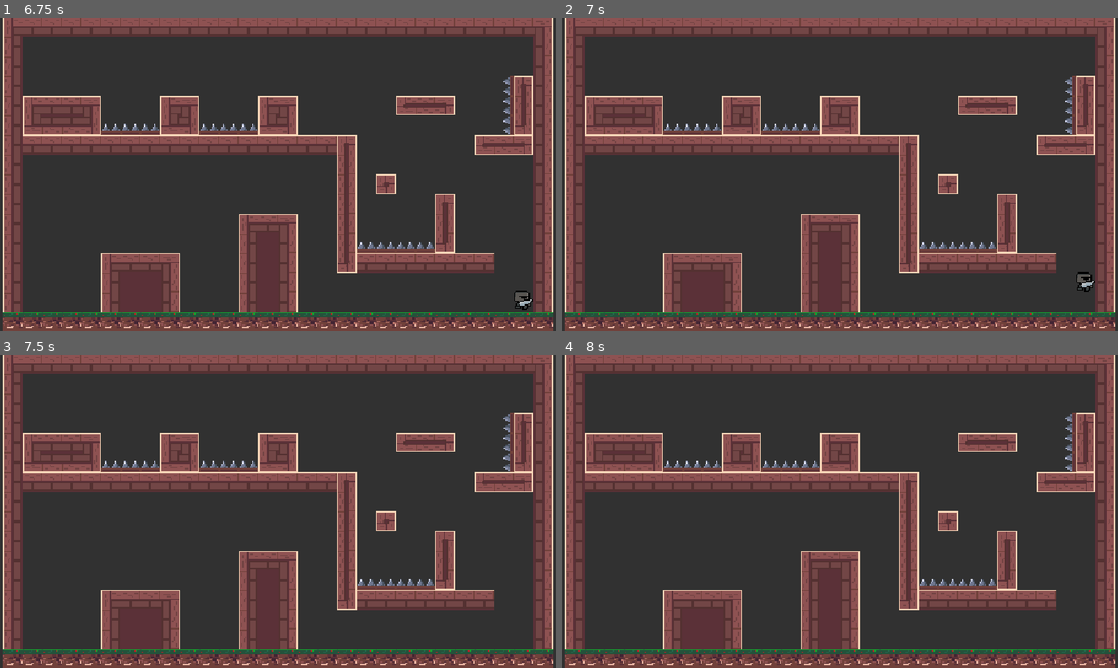
Above: before the commit, frames 1-4 (two rows, left to right).
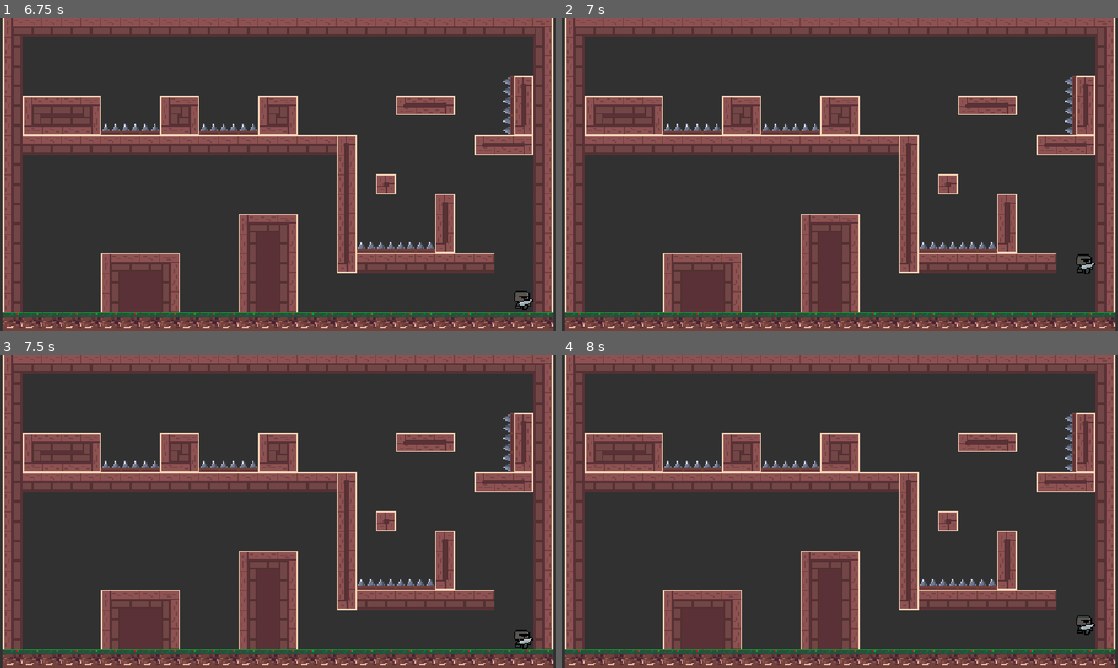
Above: after the commit, the same moments.

Repository: Marcausente/KnightGame2DGodot
Game: Godot game, scene res://Escenas/escena_principal/escena_principal.tscn
Same seed, same stepped clock (60 frames per second), same inputs: the game is played once before the commit and once after it.
Inputs:
- Up to frame 1 (6.75 s): tap Enter (ui_accept) at 0.5, 0.77, 1.52, 3.02, 3.77, 4.52, 5.75, 6.02 s; hold Right (ui_right) 0.53-1.28 s; hold Left (ui_left) 1.28-2.03 s; hold Right (ui_right) 2.03-3.53 s; hold Left (ui_left) 3.53-5.78 s; hold Right (ui_right) from 5.78 s (still down)
- Up to frame 2 (7 s): keep holding Right (ui_right); tap Enter (ui_accept) at 6.77 s
- Up to frame 3 (7.5 s): keep holding Right (ui_right)
- Up to frame 4 (8 s): keep holding Right (ui_right); tap Enter (ui_accept) at 7.52 s

Frame 1 is identical in both runs. In frame 2, 0.3% of the frame differs, in the area x 92-96%, y 75-88%; in frame 3, 0.1%; in frame 4, 0.1%.

Commit message:
FEAT: Fisicas añadidas a la tierra

Diff:
--- a/tile_sets/maderas.tres
+++ b/tile_sets/maderas.tres
@@ -5,13 +5,21 @@
 [sub_resource type="TileSetAtlasSource" id="TileSetAtlasSource_cjs3j"]
 texture = ExtResource("1_cjs3j")
 1:1/0 = 0
+1:1/0/physics_layer_0/polygon_0/points = PackedVector2Array(-8, -8, 8, -8, 8, 8, -8, 8)
 2:1/0 = 0
+2:1/0/physics_layer_0/polygon_0/points = PackedVector2Array(-8, -8, 8, -8, 8, 8, -8, 8)
 3:1/0 = 0
+3:1/0/physics_layer_0/polygon_0/points = PackedVector2Array(-8, -5, -8, -8, 8, -8, 8, 8, -8, 8)
 4:1/0 = 0
+4:1/0/physics_layer_0/polygon_0/points = PackedVector2Array(-8, -8, 8, -8, 8, 8, -8, 8)
 5:1/0 = 0
+5:1/0/physics_layer_0/polygon_0/points = PackedVector2Array(-8, -8, 8, -8, 8, 8, -8, 8)
 6:1/0 = 0
+6:1/0/physics_layer_0/polygon_0/points = PackedVector2Array(-8, -8, 8, -8, 8, 8, -8, 8)
 7:1/0 = 0
+7:1/0/physics_layer_0/polygon_0/points = PackedVector2Array(-8, -8, 8, -8, 8, 8, -8, 8)
 8:1/0 = 0
+8:1/0/physics_layer_0/polygon_0/points = PackedVector2Array(-8, -4, -8, -8, 8, -8, 8, 8, -8, 8)
 1:3/0 = 0
 1:3/0/physics_layer_0/polygon_0/points = PackedVector2Array(-8, -8, 8, -8, 8, 8, -8, 8)
 2:3/0 = 0
